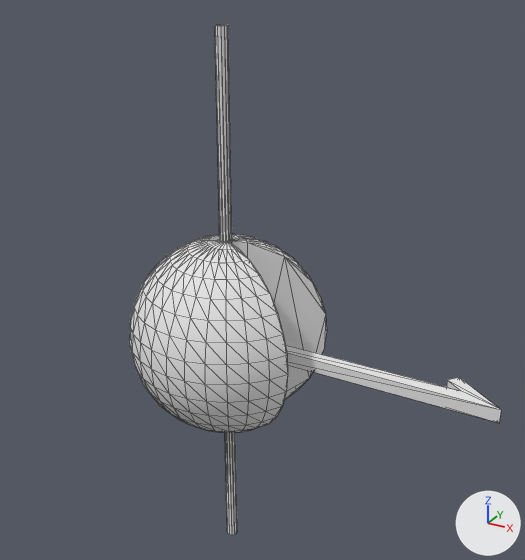
A saved change to the COLLADA model objects3d/ecm.DAE.
One viewpoint serves both versions: a 50 mm camera at (100.2, -160.8, 176.2) aimed at (20.9, -16.4, 104.1). Lighting does not change. The marker at lower right points along +X, +Y and +Z. Mesh edges are drawn as thin lines. Where no turn or scale is listed for an object, it has been applied to the vertices.

Before the edit, the objects in view are built like this:
```python
mat_01___default = principled_material('_01 - Default')
mat_01___default.base_color = (0.8, 0.8, 0.8)  # white #e7e7e7
mat_01___default.roughness = 0.9
me_centermesh = bpy.data.meshes.new('centerMesh')
me_centermesh.from_pydata(...)  # 458 vertices, 904 faces; spans x -135.0..359.0, y -399.0..353.0, z -135.0..135.0
me_centermesh.materials.append(mat_01___default)  # its picture is missing
ob_center = bpy.data.objects.new('center', me_centermesh)
ob_center.location = (0.7, -0.2, 76.8)
ob_center.rotation_euler = (-1.571, 0.0, -0.259)  # degrees (-90, 0, -15)
ob_center.scale = (0.212, 0.212, 0.212)
```
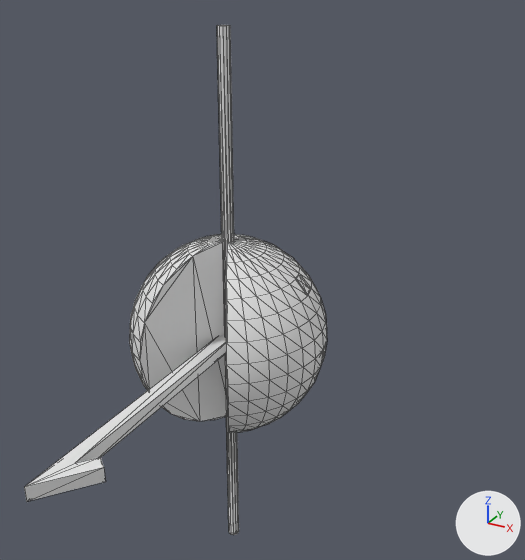
Changed parts and their boxes (x1, y1, x2, y2) in the pictures (525 x 560 px):
'center', turned
    before: (129, 25, 501, 535)
    after: (24, 25, 327, 535)
'Data09', now drawn
    after: (295, 275, 310, 296)
'Data23', added
    after: (320, 351, 323, 367)

What changed in the scene script:
```text
Change mat_01___default:
    mat_01___default.roughness: 0.9 -> 0.5
Add me_data23mesh:
    me_data23mesh.from_pydata([(0.0, -2.74, 2.73), (-1.22, 2.43, 2.73), (-0.52, -2.81, -2.56), (-1.71, 2.26, -2.56), (0.47, 2.83, 2.56), (1.69, -2.34, 2.56), (1.17, -2.41, -2.73), (-0.02, 2.66, -2.73)], [], [(4, 5, 7), (5, 6, 7), (1, 0, 5), (1, 5, 4), (5, 2, 6), (2, 5, 0), (6, 3, 7), (3, 6, 2), (3, 4, 7), (4, 3, 1), (0, 1, 3), (0, 3, 2)])
    me_data23mesh.materials.append(mat_01___default)  # its picture is missing
Change ob_center:
    ob_center.rotation_euler: (-1.571, 0.0, -0.259) -> (-1.571, 0.0, -1.83)  # degrees (-90, 0, -15) -> degrees (-90, 0, -105)
Add ob_data23:
    ob_data23 = bpy.data.objects.new('Data23', me_data23mesh)
    ob_data23.location = (27.6, 5.3, 74.1)
```
